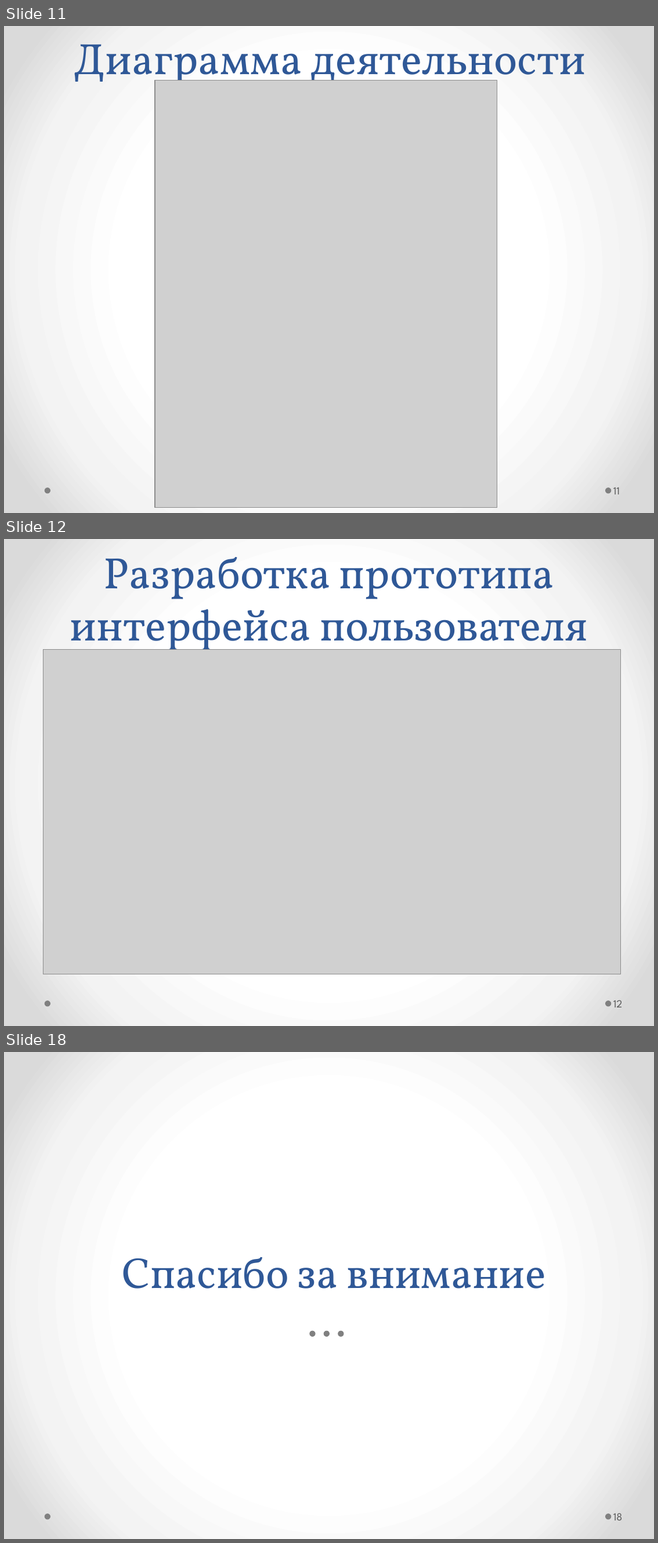
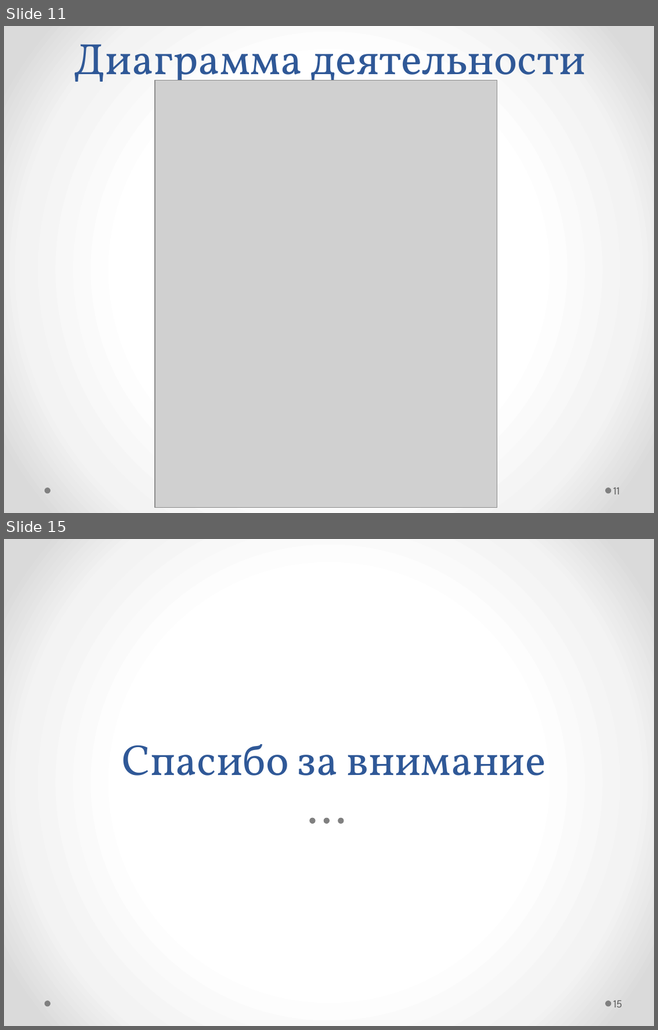
Before and after one commit to Morgan163/diplom, a slide deck: Документы/Автоматизированная система моделирования волоконно-оптических датчиков со структурным резервированием.pptx. Shown one above the other, each under a label of ours: slides 11, 12 and 18 before the commit, slides 11 and 15 after it; the slides between them are not shown. The pictures are 658x1543 and 658x1030 pixels, drawn with LibreOffice and Linux fonts; fonts in the diff are those of the drawing; grey boxes stand for pictures. Boxes give left, top, right and bottom in pixels: in the first picture for what was removed or moved away, otherwise in the second. Text is boxed around its words. In the diff, an @@ line names an element or a change of style, - is before the commit and + after.

```diff
--- a/Документы/Автоматизированная система моделирования волоконно-оптических датчиков со структурным резервированием.pptx
+++ b/Документы/Автоматизированная система моделирования волоконно-оптических датчиков со структурным резервированием.pptx
@@ slide 12 removed at (4, 539, 654, 1026), background gradient #FFFFFF to #F4F4F4 to #DADADA; not listed: 2 template elements that a slide beside it also shows @@
@@ title removed at (70, 557, 587, 660) @@
-Разработка прототипа интерфейса пользователя
@@ picture removed at (43, 649, 620, 974) @@
@@ page number removed at (613, 1000, 622, 1008) @@
-12
@@ what was slide 18 is now slide 15 @@
@@ page number at (613, 1000, 622, 1008): text changed @@
-18
+15
```
Also in this commit, not shown: 1 slide changed, 2 slides added, 4 other slides removed, 2 other files.
